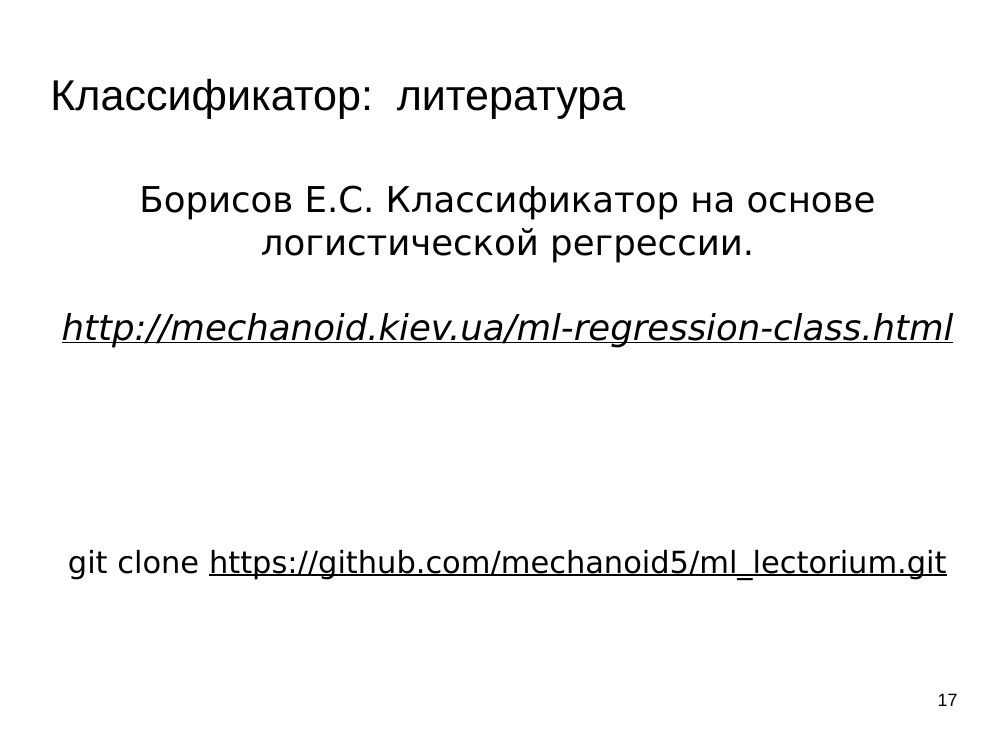
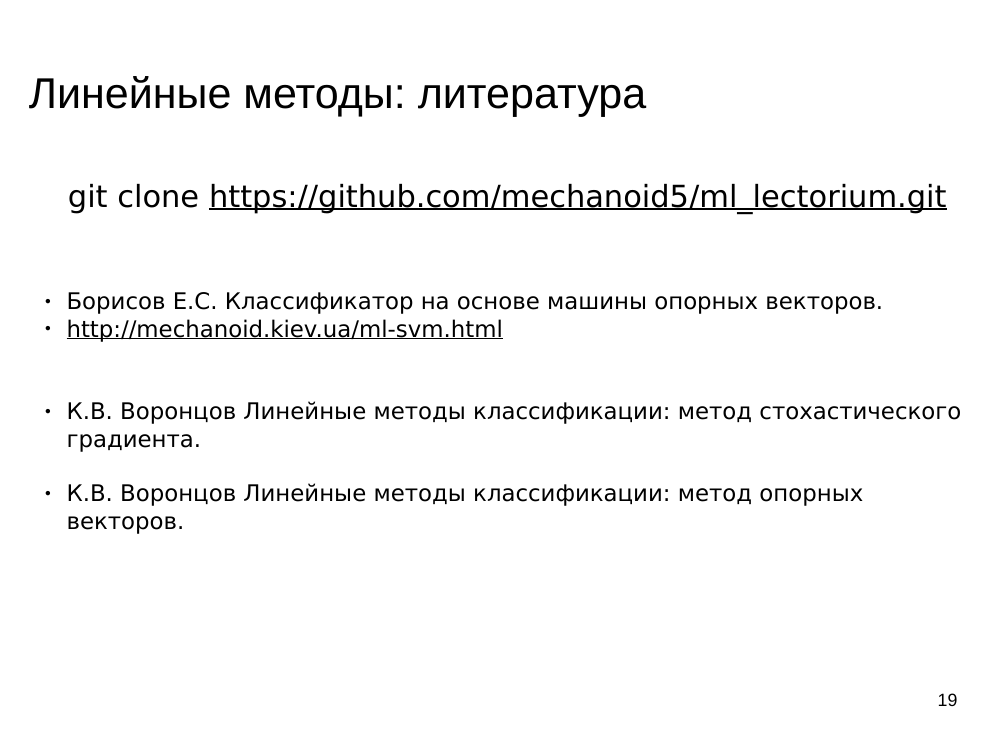
Before and after one commit to mechanoid5/ml_lectorium_legacy, a slide deck: slide 19 of 09-linear.odp (slide 17 before the commit). Drawn at 1008x756 pixels with LibreOffice and Linux fonts; fonts in the diff are those of the drawing; background and template pictures are left out. Boxes give left, top, right and bottom in pixels: in the first picture for what was removed or moved away, otherwise in the second. Text is boxed around its words. In the diff, an @@ line names an element or a change of style, - is before the commit and + after.

```diff
--- a/09-linear.odp
+++ b/09-linear.odp
@@ title at (x1=29, y1=76, x2=646, y2=116): text changed @@
-Классификатор: литература
+Линейные методы: литература
@@ text at (x1=62, y1=185, x2=954, y2=348): paragraphs removed @@
-Борисов Е.С. Классификатор на основе логистической регрессии.
-http://mechanoid.kiev.ua/ml-regression-class.html
@@ text at (x1=67, y1=292, x2=961, y2=534): paragraphs added @@
+● Борисов Е.С. Классификатор на основе машины опорных векторов.
+● http://mechanoid.kiev.ua/ml-svm.html
+● К.В. Воронцов Линейные методы классификации: метод стохастического градиента.
+● К.В. Воронцов Линейные методы классификации: метод опорных векторов.
@@ page number at (x1=938, y1=693, x2=958, y2=706): text changed @@
-17
+19
```
Also in this commit, not shown: 4 other slides changed, 4 slides added, 2 slides removed, 5 other files.
